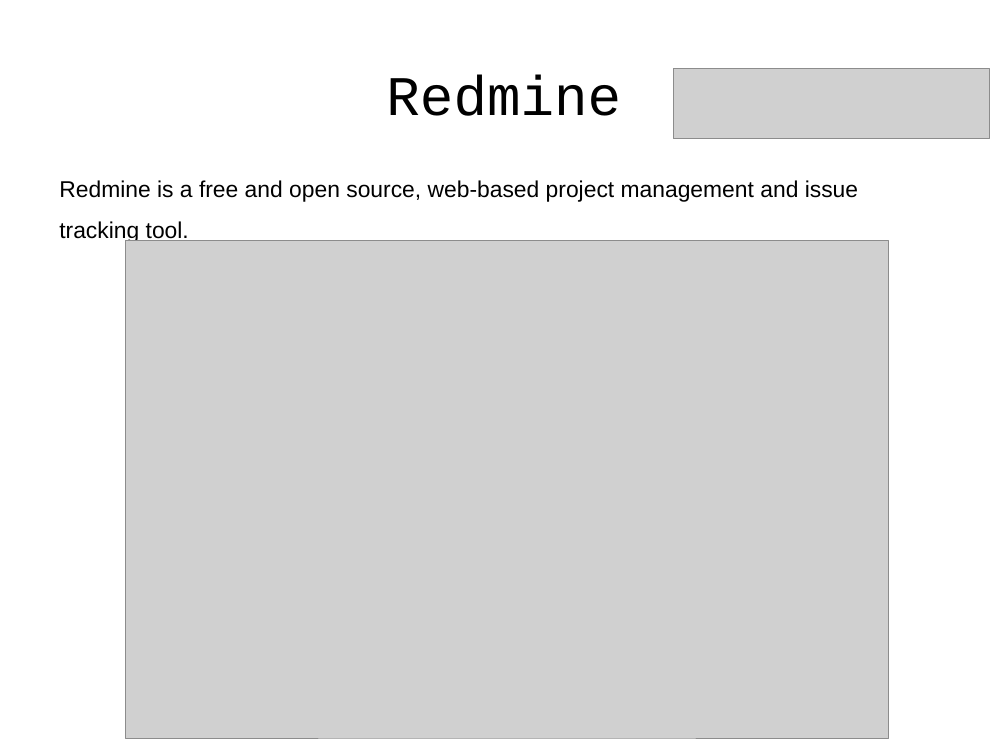
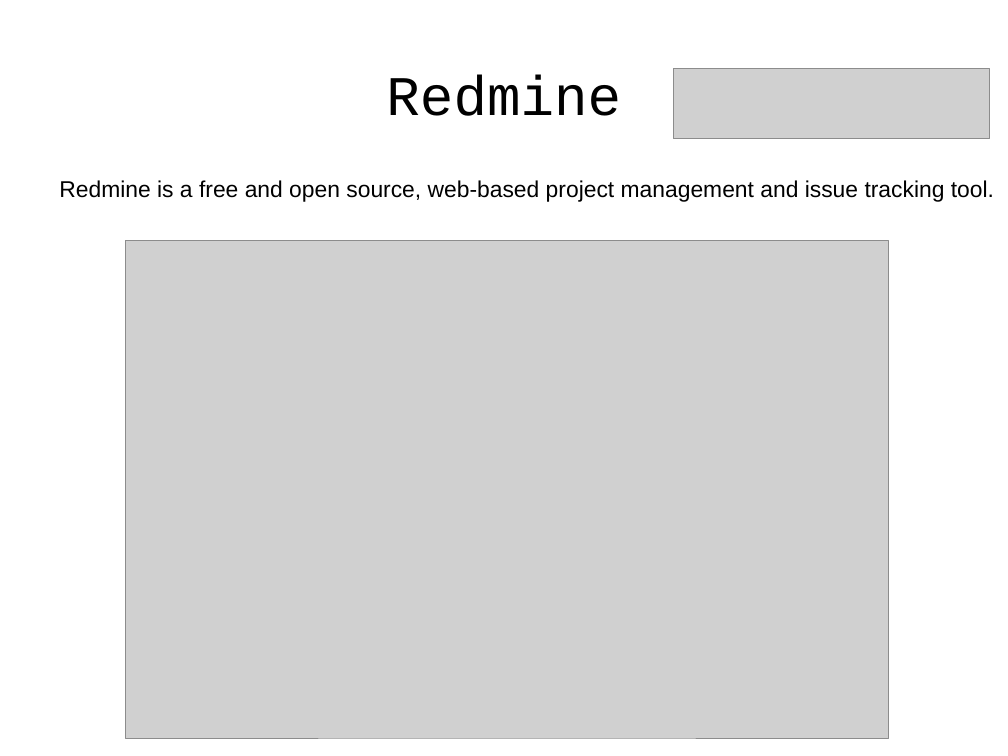
Before and after one commit to j-avdeev/EnterpriseSystemsDevelopment, a slide deck: slide 4 of Lec - Enterprise Software Example/Enterprise System Development - lec day - Enterprise Software Example.odp (slide 1 before the commit). Drawn at 1008x756 pixels with LibreOffice and Linux fonts; fonts in the diff are those of the drawing; grey boxes stand for pictures. Boxes give left, top, right and bottom in pixels: in the first picture for what was removed or moved away, otherwise in the second. Text is boxed around its words. In the diff, an @@ line names an element or a change of style, - is before the commit and + after.

```diff
--- a/Lec - Enterprise Software Example/Enterprise System Development - lec day - Enterprise Software Example.odp
+++ b/Lec - Enterprise Software Example/Enterprise System Development - lec day - Enterprise Software Example.odp
@@ text "Redmine is a free and ..." rewrapped from box(59, 180, 858, 244) to box(59, 180, 994, 202) @@
```
Also in this commit, not shown: 2 other slides changed, 3 slides added, 5 other files.
